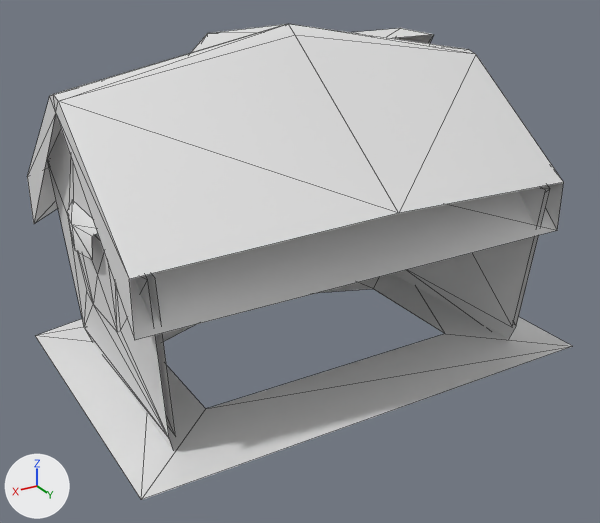
What one commit did to the OBJ model models/CuteHome1/Cute Home M1.obj.
Both versions are drawn from a 50 mm lens placed at (6.73, 11.57, 7.21), pointed at (-0.1, 0.18, 1.52). Lighting does not change. The marker at lower left points along +X, +Y and +Z. Mesh edges are drawn as thin lines. Materials are left out; every surface is plain grey. Where no turn or scale is listed for an object, it has been applied to the vertices. Vertices at the same position are counted once.

In view in the first picture: 'Cute Home M1'.
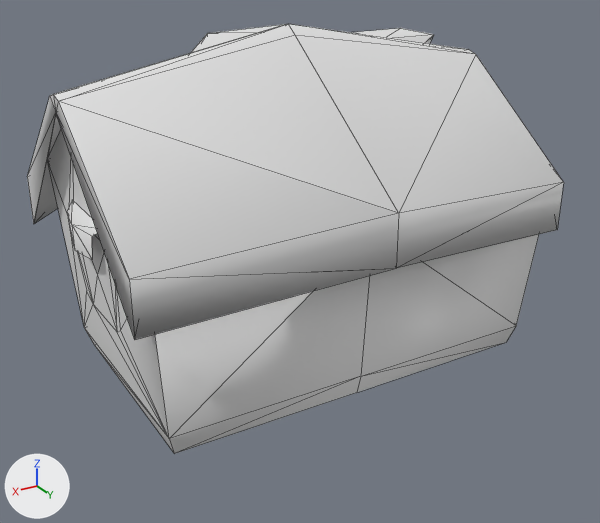
Location of each change, (x1, y1, x2, y2) in pixels of the pictures (600 x 523 px):
'Cute Home M1', reshaped (10% shorter): before (27, 24, 572, 500); after (27, 24, 564, 454)
part 1 of me_cute_home_m1, deleted: before (36, 274, 572, 500)
part 2 of me_cute_home_m1, built on: before (57, 117, 564, 436); after (34, 34, 564, 454)

The change in detail:
me_cute_home_m1 is used by ob_cute_home_m1; location (0.0, 0.0, 0.0).
me_cute_home_m1 had 171 vertices, 246 faces and spanned x -4.0..4.0, y -4.0..3.0, z 0.0..5.5.
me_cute_home_m1 now has 151 vertices, 254 faces and spans x -3.75..3.75, y -3.0..3.0, z 0.0..5.5.
me_cute_home_m1 part 1: the loose piece of 14 vertices spanning x -4.0..4.0, y -4.0..3.0, z 0.07 is deleted.
Part 2, on me_cute_home_m1:
15 vertices are removed from x -3.75..3.75, y -2.05..2.54, z 0.35..4.75.
15 faces are deleted.
9 vertices are added at x -3.75..3.75, y -0.49..3.0, z 0.0..5.27.
37 new faces join them.
